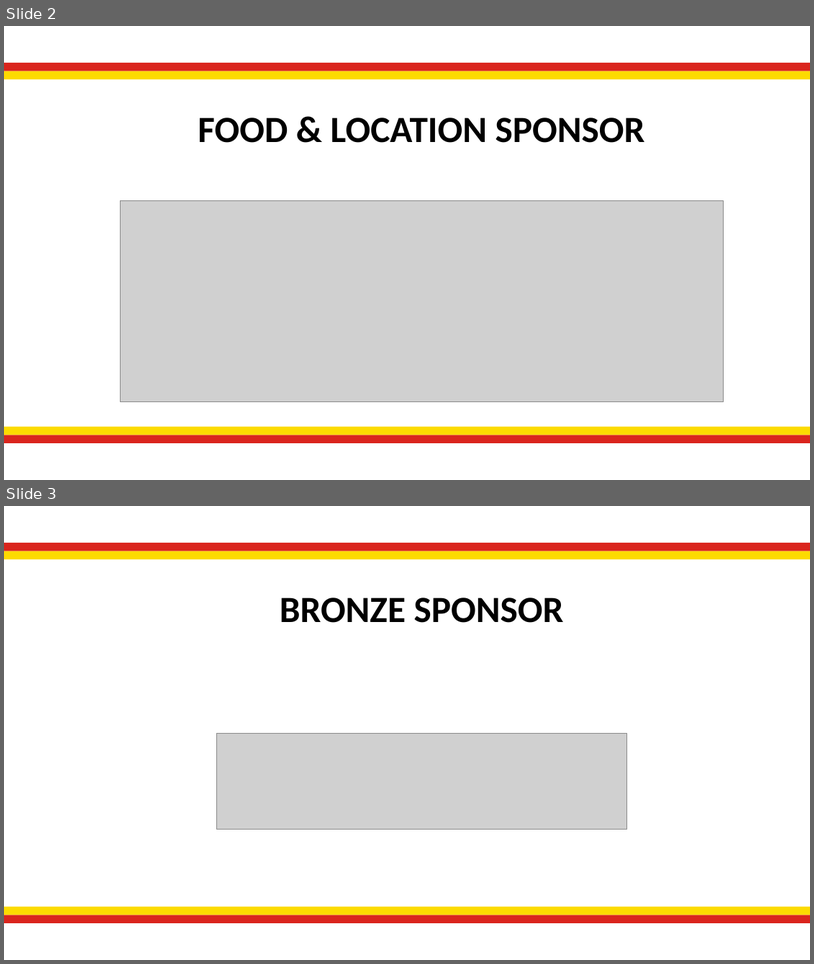
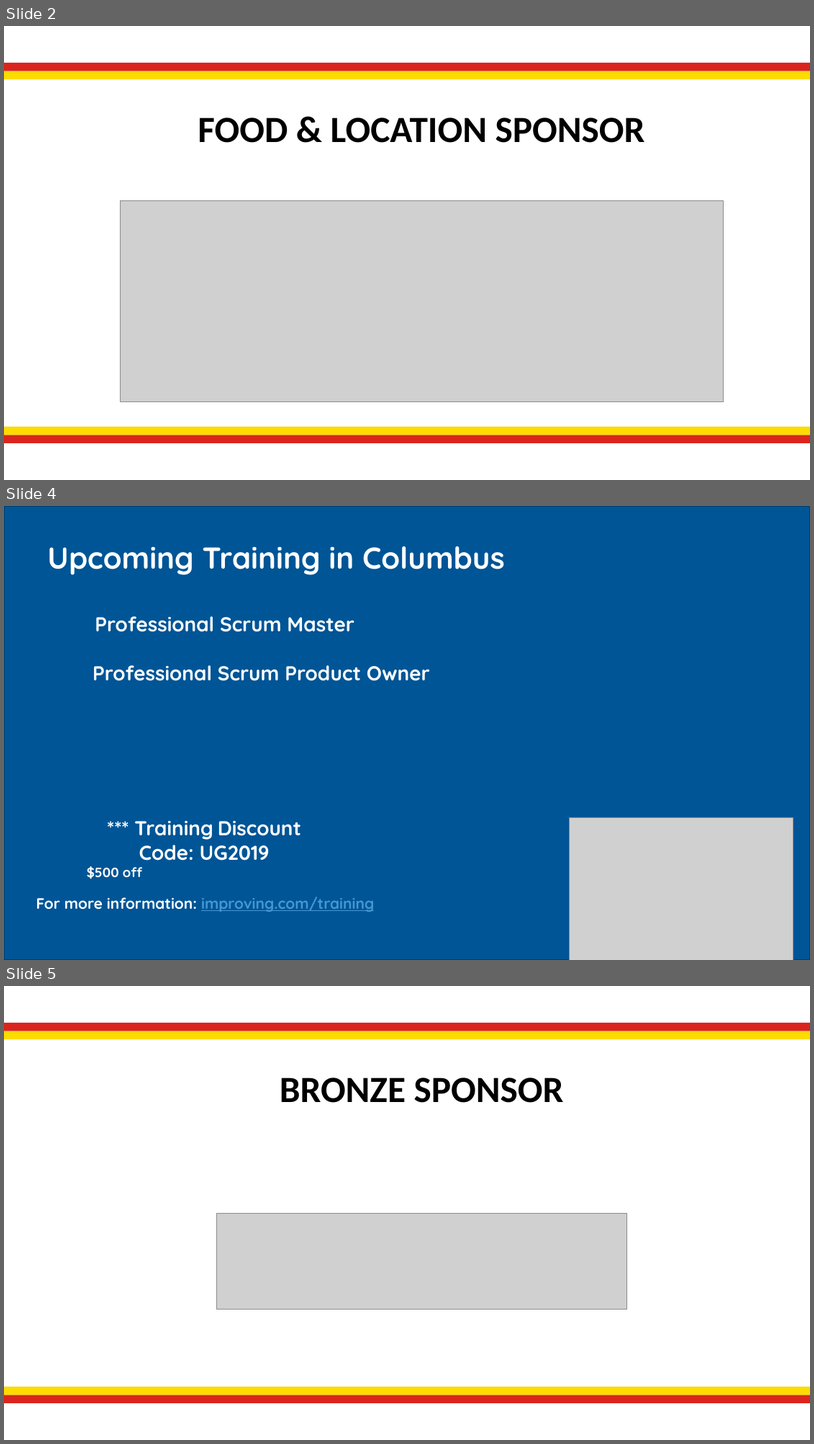
Before and after one commit to JavaScriptandFriends/VueMeetup, a slide deck: PreMeeting.pptx. Shown one above the other, each under a label of ours: slides 2 and 3 before the commit, slides 2, 4 and 5 after it; the slides between them are not shown. The pictures are 814x964 and 814x1444 pixels, drawn with LibreOffice and Linux fonts; fonts in the diff are those of the drawing; grey boxes stand for pictures; background and template pictures are left out. Boxes give left, top, right and bottom in pixels: in the first picture for what was removed or moved away, otherwise in the second. Text is boxed around its words. In the diff, an @@ line names an element or a change of style, - is before the commit and + after.

Commit message:
Add Improving jobs detail

```diff
--- a/PreMeeting.pptx
+++ b/PreMeeting.pptx
@@ slide 4 added at bbox=[4, 506, 810, 960], background #FFFFFF @@
@@ rectangle added at bbox=[4, 506, 810, 960], fill #005596, outline #003F6F 1.25 pt @@
@@ title added at bbox=[47, 546, 505, 575], 36 pt, text #FEFFFF, bold @@
+Upcoming Training in Columbus
@@ text added at bbox=[95, 616, 355, 632], 24 pt, text #FEFFFF, bold @@
+Professional Scrum Master
@@ text added at bbox=[93, 665, 430, 681], 24 pt, text #FEFFFF, bold @@
+Professional Scrum Product Owner
@@ text added at bbox=[87, 821, 301, 879], 24 pt, text #FEFFFF, bold @@
+*** Training Discount Code: UG2019
+$500 off
@@ picture added at bbox=[570, 818, 793, 960] @@
@@ text added at bbox=[36, 896, 374, 911], 18 pt, text #4497D2, bold, underline @@
+For more information: improving.com/training
@@ what was slide 3 is now slide 5 @@
```
Also in this commit, not shown: 1 other slide added.
